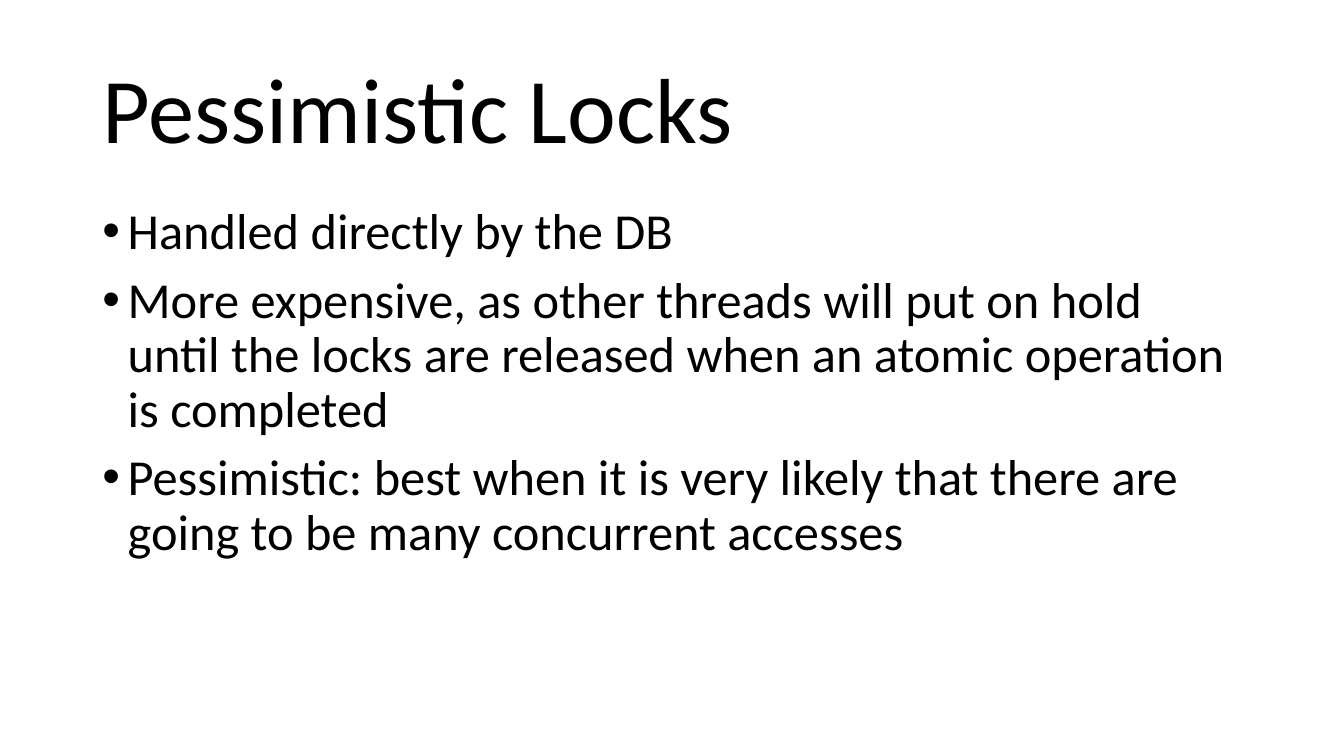
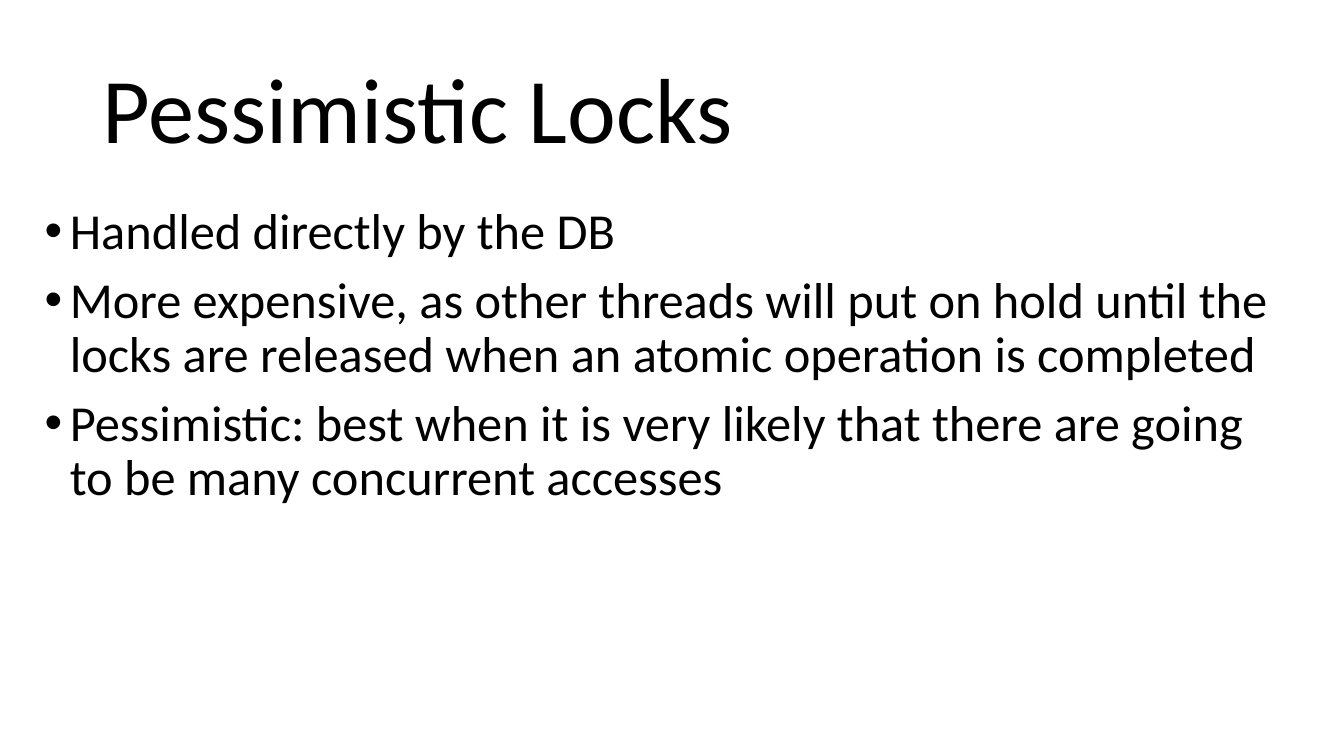
Before and after one commit to arcuri82/testing_security_development_enterprise_systems, a slide deck: slide 5 of doc/intro/slides/lesson_03_jpa.pptx. Drawn at 1344x756 pixels with LibreOffice and Linux fonts; fonts in the diff are those of the drawing. Boxes give left, top, right and bottom in pixels: in the first picture for what was removed or moved away, otherwise in the second. Text is boxed around its words. In the diff, an @@ line names an element or a change of style, - is before the commit and + after.

```diff
--- a/doc/intro/slides/lesson_03_jpa.pptx
+++ b/doc/intro/slides/lesson_03_jpa.pptx
@@ text "Handled directly by the DB" rewrapped from <box>128,214,1224,559</box> to <box>70,214,1267,503</box> @@
```
Also in this commit, not shown: 4 other slides changed, 30 other files.
